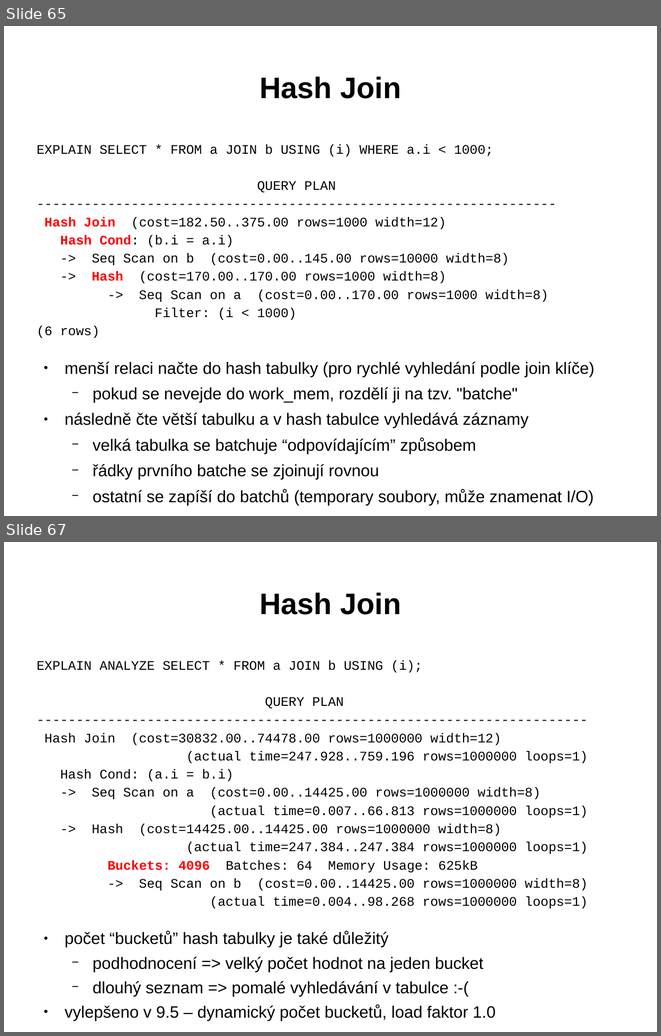
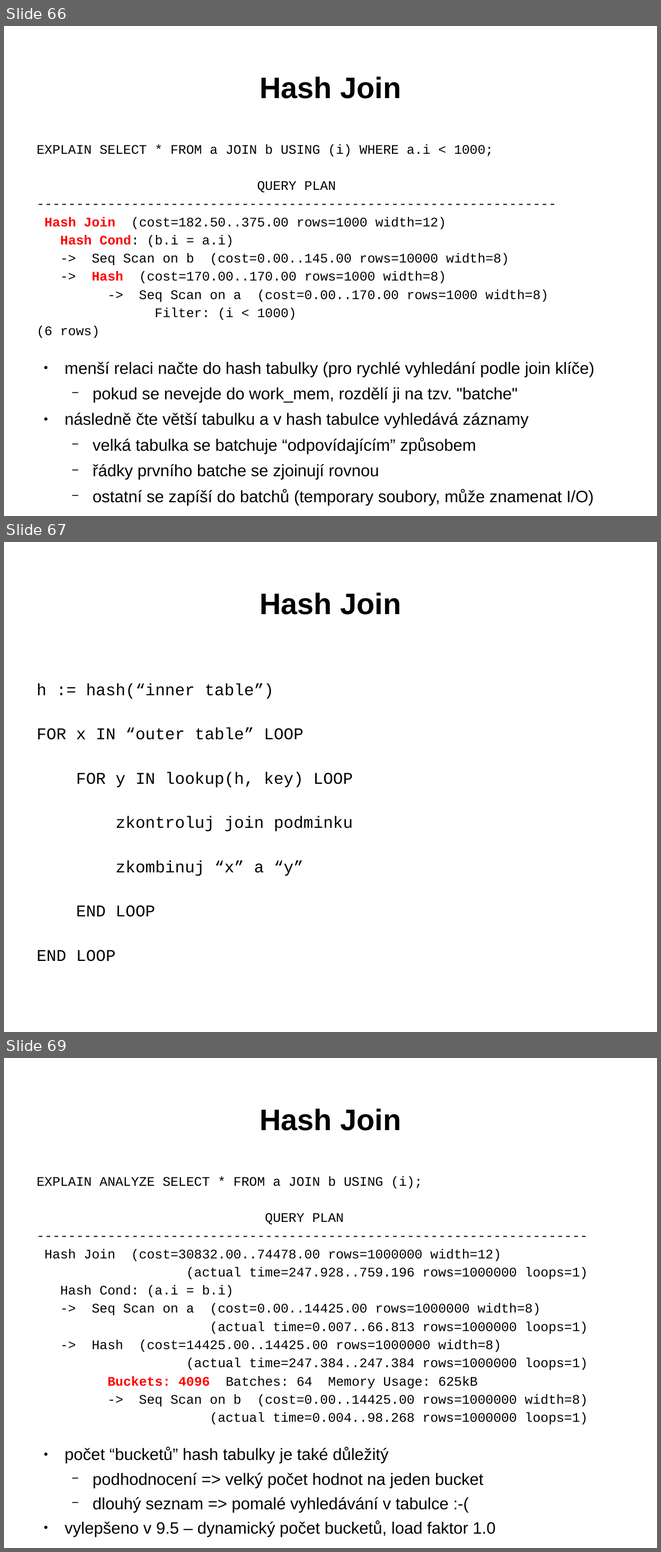
Before and after one commit to tvondra/explain_training, a slide deck: explain-training.odp. Shown one above the other, each under a label of ours: slides 65 and 67 before the commit, slides 66, 67 and 69 after it; the slides between them are not shown. The pictures are 661x1036 and 661x1552 pixels, drawn with LibreOffice and Linux fonts; fonts in the diff are those of the drawing. Boxes give left, top, right and bottom in pixels: in the first picture for what was removed or moved away, otherwise in the second. Text is boxed around its words. In the diff, an @@ line names an element or a change of style, - is before the commit and + after.

```diff
--- a/explain-training.odp
+++ b/explain-training.odp
@@ slide 67 added at (4,542,657,1032), background #FFFFFF @@
@@ title added at (259,592,401,615), 36 pt, text #000000, bold @@
+Hash Join
@@ text added at (37,683,353,961), 20 pt, text #000000 @@
+h := hash(“inner table”)
+FOR x IN “outer table” LOOP
+FOR y IN lookup(h, key) LOOP
+zkontroluj join podminku
+zkombinuj “x” a “y”
+END LOOP
+END LOOP
@@ what was slide 65 is now slide 66 @@
@@ what was slide 67 is now slide 69 @@
```
Also in this commit, not shown: 9 slides changed, 2 other slides added, 3 other files.
